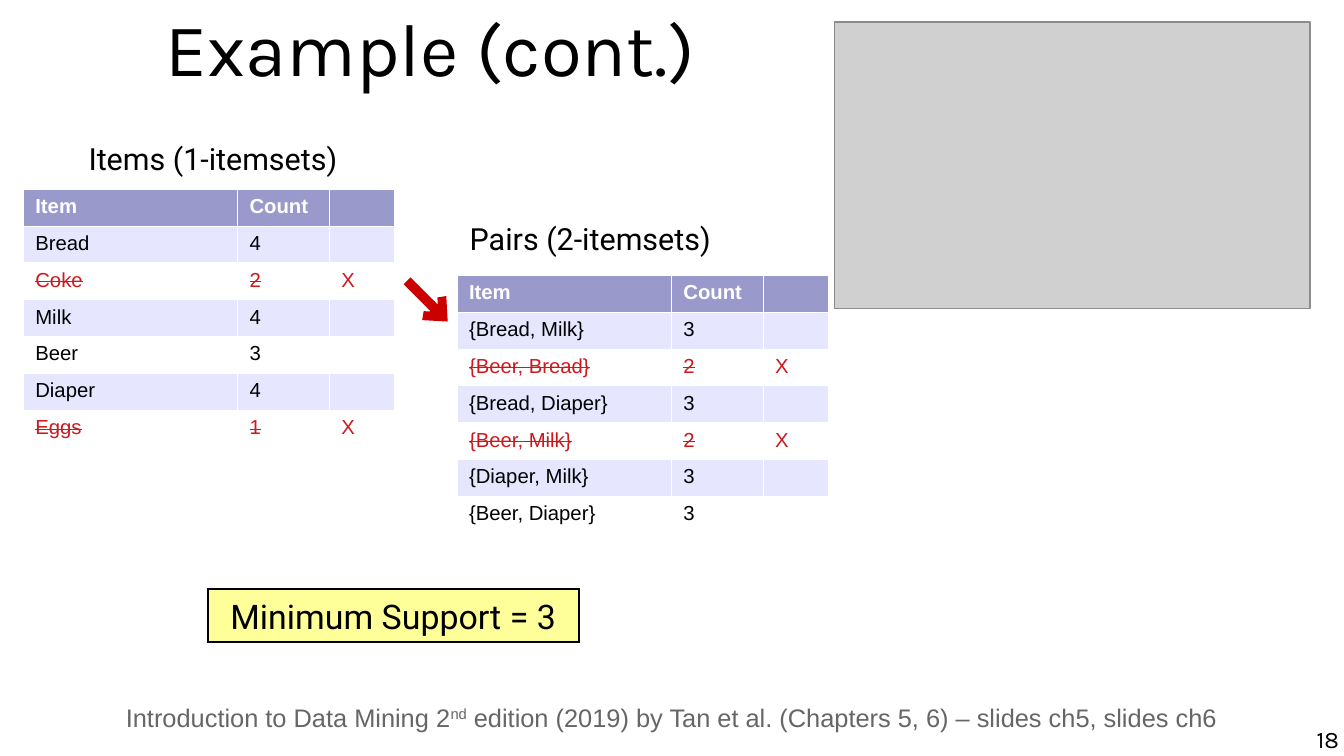
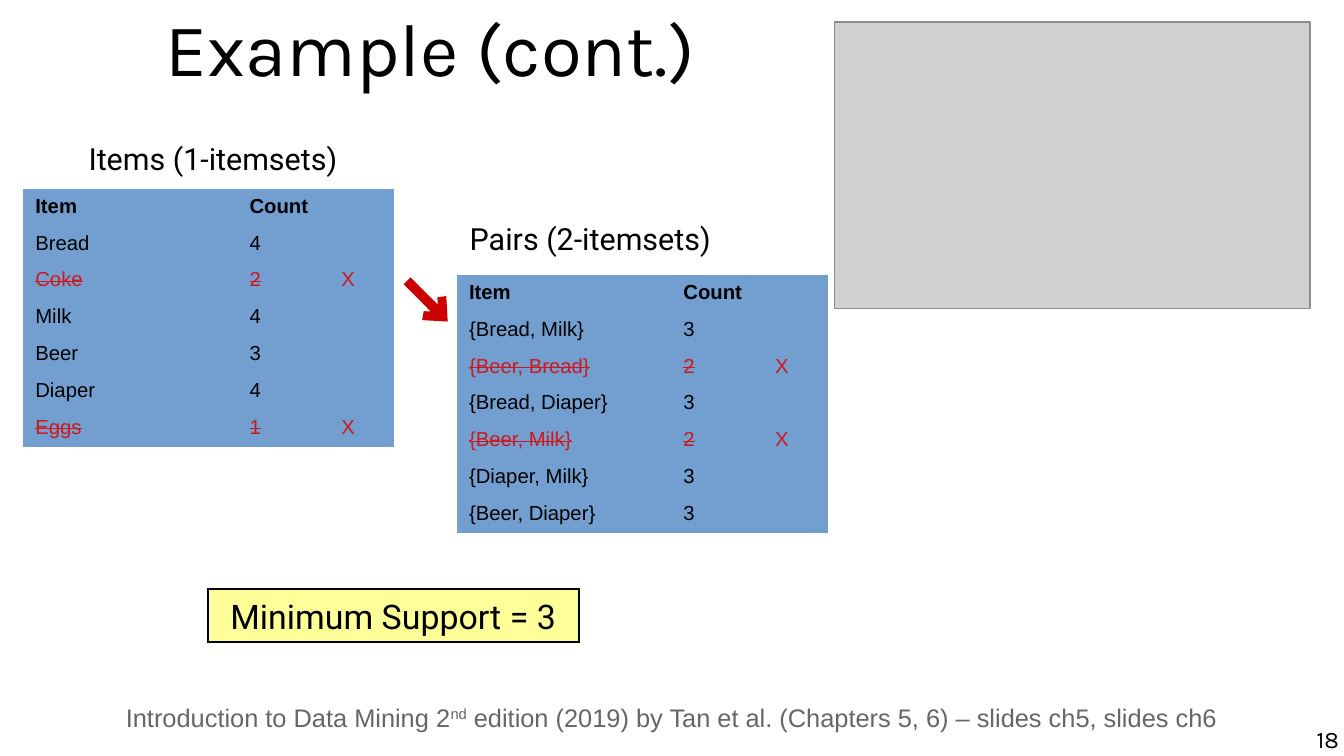
Before and after one commit to marco-calautti/data-mining-course, a slide deck: slide 18 of theory/tt06_association_rule_mining.odp. Drawn at 1344x756 pixels with LibreOffice and Linux fonts; fonts in the diff are those of the drawing; grey boxes stand for pictures. Boxes give left, top, right and bottom in pixels: in the first picture for what was removed or moved away, otherwise in the second. Text is boxed around its words. In the diff, an @@ line names an element or a change of style, - is before the commit and + after.

```diff
--- a/theory/tt06_association_rule_mining.odp
+++ b/theory/tt06_association_rule_mining.odp
@@ table at <box>23,189,394,448</box> @@
@@ fill #9999CC to #729FCF in row 1 @@
@@ fill #E6E6FF to #729FCF in 9 cells @@
@@ fill #FFFFFF to #729FCF in 9 cells @@
@@ text colour #FFFFFF to #000000 in "Item", "Count" @@
@@ borders changed @@
@@ table at <box>457,274,829,533</box> @@
@@ fill #9999CC to #729FCF in row 1 @@
@@ fill #E6E6FF to #729FCF in 9 cells @@
@@ fill #FFFFFF to #729FCF in 9 cells @@
@@ text colour #FFFFFF to #000000 in "Item", "Count" @@
@@ borders changed @@
```
Also in this commit, not shown: 9 other slides changed, 1 slide added, 2 slides removed, 1 other file.
